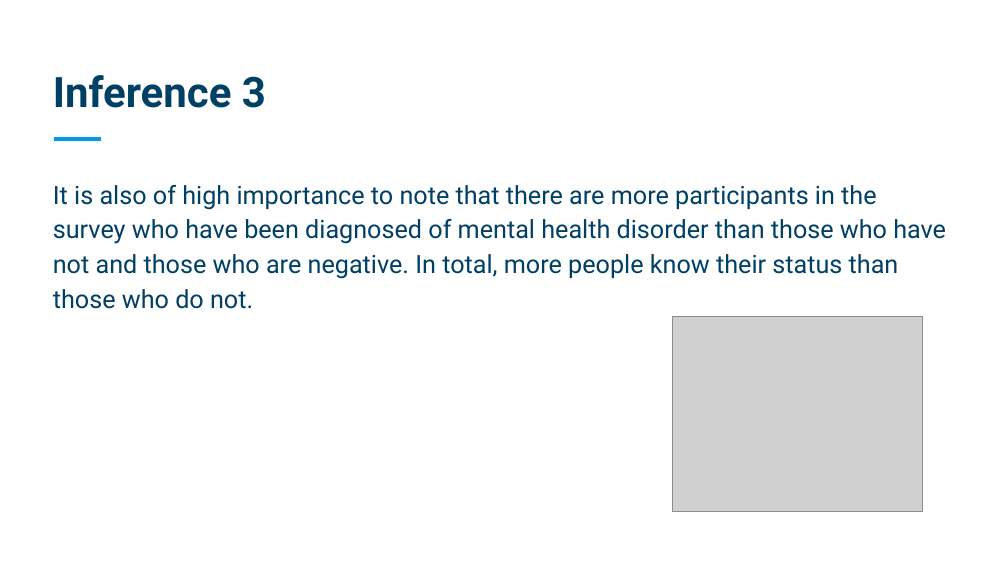
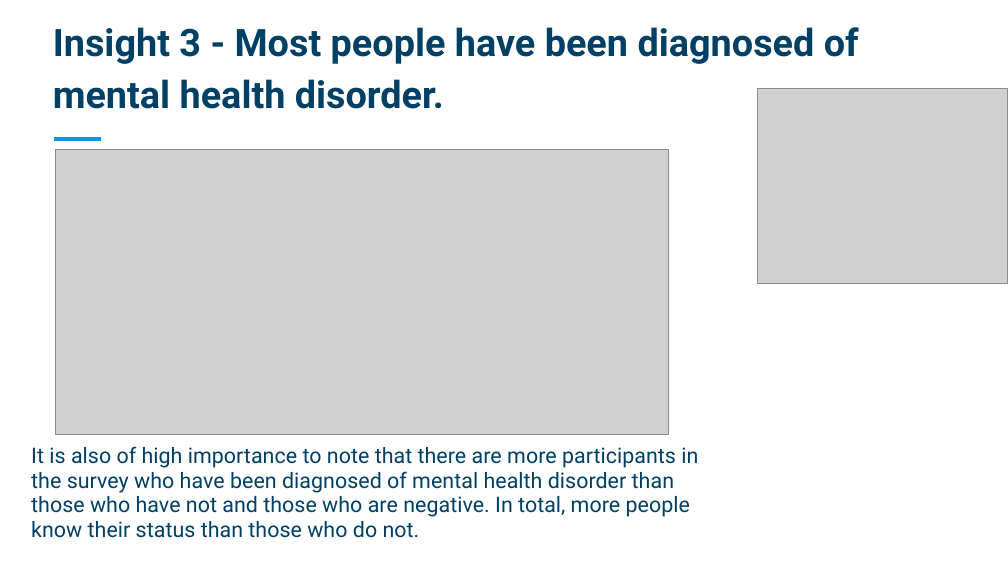
Before and after one commit to Mikingsley02/Delta-Team, a slide deck: slide 8 of THE ADA PROJECT TEAM DELTA - DATA TRACK.pptx. Drawn at 1008x567 pixels with LibreOffice and Linux fonts; fonts in the diff are those of the drawing; grey boxes stand for pictures. Boxes give left, top, right and bottom in pixels: in the first picture for what was removed or moved away, otherwise in the second. Text is boxed around its words. In the diff, an @@ line names an element or a change of style, - is before the commit and + after.

```diff
--- a/THE ADA PROJECT TEAM DELTA - DATA TRACK.pptx
+++ b/THE ADA PROJECT TEAM DELTA - DATA TRACK.pptx
@@ title at bbox=[53, 27, 859, 109]: text changed; size 30 to 27 pt @@
-Inference 3
+Insight 3 - Most people have been diagnosed of mental health disorder.
@@ picture: place and size @@
-picture at bbox=[672, 317, 923, 511]
+picture at bbox=[757, 89, 1008, 283]
@@ picture added at bbox=[55, 150, 669, 434] @@
@@ text "It is also of high ...": place and size @@
-text "It is also of high ..." at bbox=[53, 185, 946, 309]
+text "It is also of high ..." at bbox=[31, 446, 698, 538]
@@ text "It is also of high ..." at bbox=[31, 446, 698, 538]: size 18 to 15.3 pt; line spacing 1.15 to 0.95 @@
```
Also in this commit, not shown: 5 other slides changed, 3 slides added, 2 slides removed.
